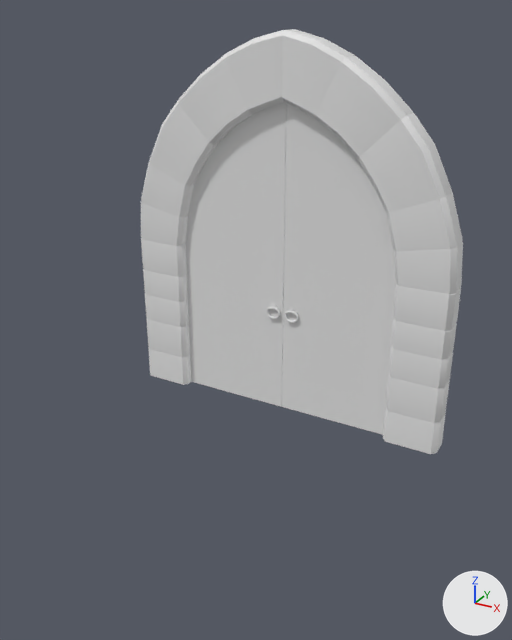
Two versions of the FBX model Assets/Art/3D/Environment/Door/Door.fbx, one commit apart.
Camera for both pictures: a camera (50 mm lens) standing at (11.0, -22.2, 14.6) and looking at (1.7, -5.2, 6.1). Lighting does not change. The marker at lower right points along +X, +Y and +Z. Where no turn or scale is listed for an object, it has been applied to the vertices. Vertices at the same position are counted once.

In view in the first picture: 'Door.001', 'Door.L', 'Door_Frame'.
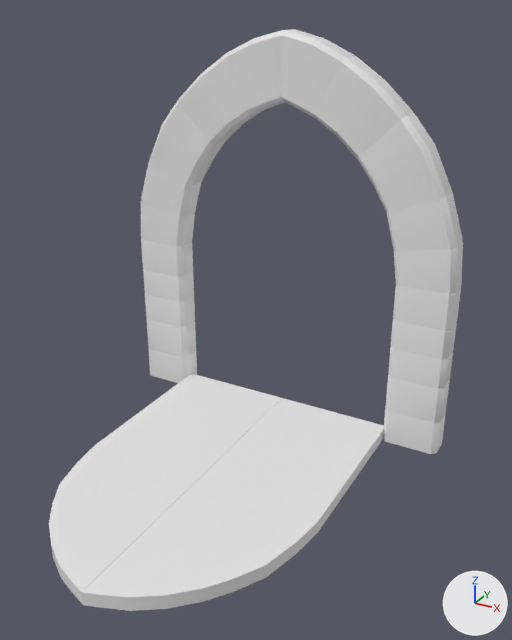
ob_door_hinge_l is not drawn itself; it is the parent of ob_door_l.
ob_door_hinge_r is not drawn itself; it is the parent of ob_door_001.

Where the newer file only moved an object's origin or applied its transform, the numbers keep the older frame.

Location of each change, (x1, y1, x2, y2) in pixels of the pictures (512 x 640 px):
'Door.L', turned, moved: before (282, 104, 396, 435); after (82, 398, 384, 611)
'Door.001', moved, turned: before (186, 102, 287, 407); after (49, 373, 282, 604)

What the commit changed:
me_cube_007 has 62 vertices, 60 faces and spans x -4.33..-0.01, y -0.07..0.42, z 0.0..11.79.
me_cube_007 is used by ob_door_001; parent ob_door_hinge_r; location (4.329, -0.389, -0.65).
me_cube_007 part 1: the whole mesh is turned -90 degrees about the x axis through the mesh origin.
me_cube_008 has 62 vertices, 60 faces and spans x 0.01..4.33, y -0.07..0.42, z 0.0..11.79.
me_cube_008 is used by ob_door_l; parent ob_door_hinge_l; location (-4.329, -0.389, -0.65).
me_cube_008 part 2: the whole mesh is turned -90 degrees about the x axis through the mesh origin.
Object 'Door_Hinge.R' (ob_door_hinge_r) turns from (0, 0, 0) to (90, 0, 0) degrees about x, y and z.
Object 'Door_Hinge.L' (ob_door_hinge_l) turns from (0, 0, 0) to (90, 0, 0) degrees about x, y and z.
Object 'Door.001' (ob_door_001) moves from (4.329, -0.389, -0.65) to (4.329, -0.65, 0.389).
Object 'Door.001' (ob_door_001) turns from (0, 0, 0) to (90, 0, 0) degrees about x, y and z.
Object 'Door.L' (ob_door_l) moves from (-4.329, -0.389, -0.65) to (-4.329, -0.65, 0.389).
Object 'Door.L' (ob_door_l) turns from (0, 0, 0) to (90, 0, 0) degrees about x, y and z.
